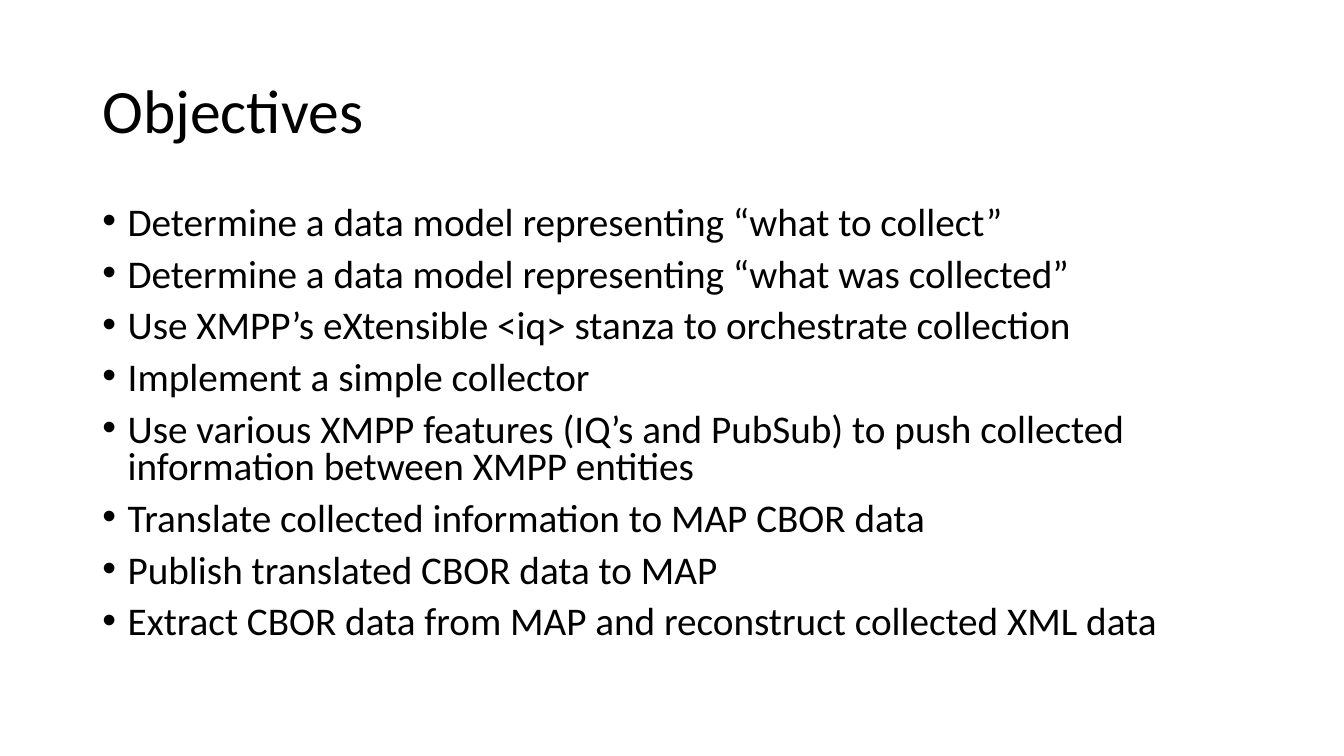
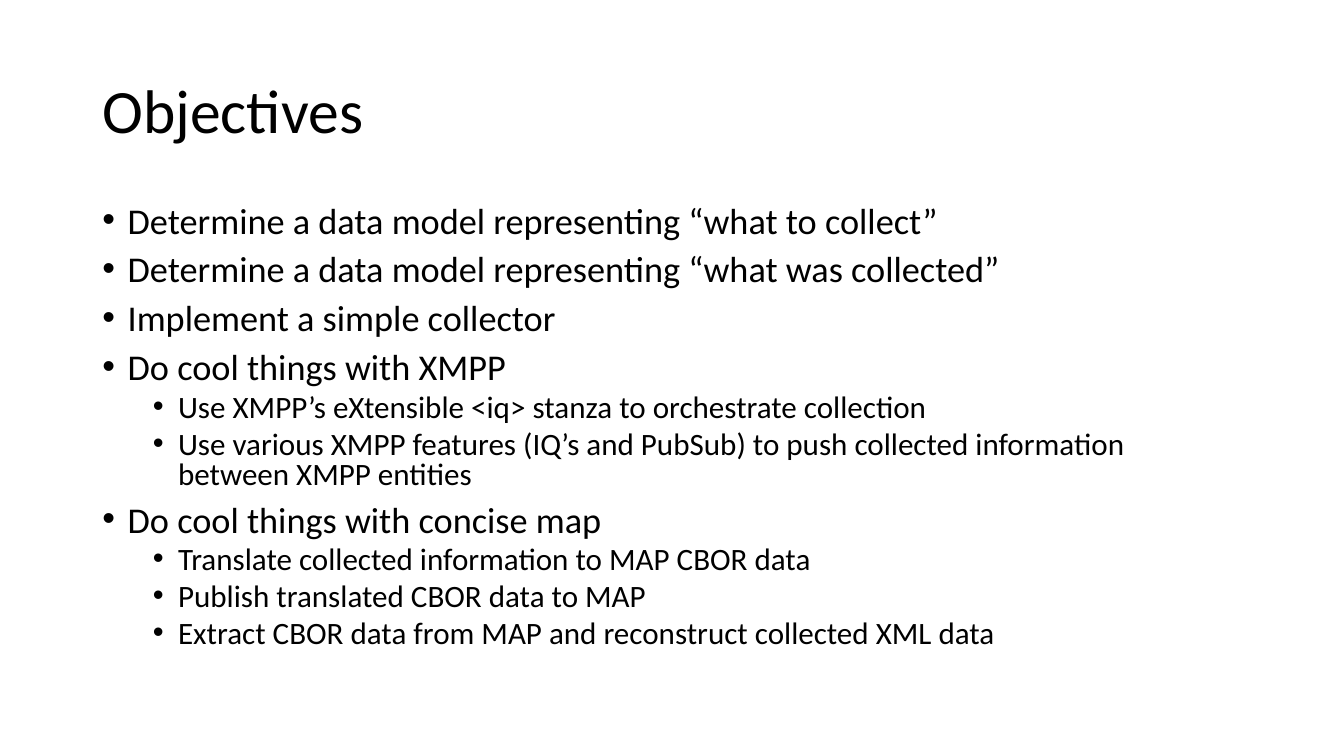
Before and after one commit to wmunyan/SACM-Sandbox, a slide deck: slide 2 of ietf-105/IETF105-Hackathon.pptx. Drawn at 1344x756 pixels with LibreOffice and Linux fonts; fonts in the diff are those of the drawing. Boxes give left, top, right and bottom in pixels: in the first picture for what was removed or moved away, otherwise in the second. Text is boxed around its words. In the diff, an @@ line names an element or a change of style, - is before the commit and + after.

Commit message:
Updated schemas, etc
Updated collection schemas, scratch files, etc

```diff
--- a/ietf-105/IETF105-Hackathon.pptx
+++ b/ietf-105/IETF105-Hackathon.pptx
@@ text at (x1=128, y1=208, x2=1124, y2=645): size 28 to 25.9 pt in "Determine a data model representing “what to ...", "Determine a data model representing “what was ..."; size 28 to 22.2 pt in "Use XMPP’s eXtensible <iq> stanza to orchestrate ...", "Use various XMPP features (IQ’s and PubSub) ...", "Translate collected information to MAP CBOR data", "Publish translated CBOR data to MAP" and 1 more places; list level 1 to 2 in "Use XMPP’s eXtensible <iq> stanza ..."; list level 1 to 2 in "Use various XMPP features (IQ’s ..."; list level 1 to 2 in "Translate collected information to MAP ..."; list level 1 to 2 in "Publish translated CBOR data to ..."; list level 1 to 2 in "Extract CBOR data from MAP ..." @@
@@ text at (x1=128, y1=305, x2=556, y2=387): paragraphs added @@
+• Implement a simple collector
+• Do cool things with XMPP
@@ text at (x1=128, y1=363, x2=590, y2=398): paragraph removed @@
-• Implement a simple collector
@@ text at (x1=128, y1=507, x2=601, y2=540): paragraph added @@
+• Do cool things with concise map
```
Also in this commit, not shown: 5 other slides changed, 1 slide added, 9 other files.
